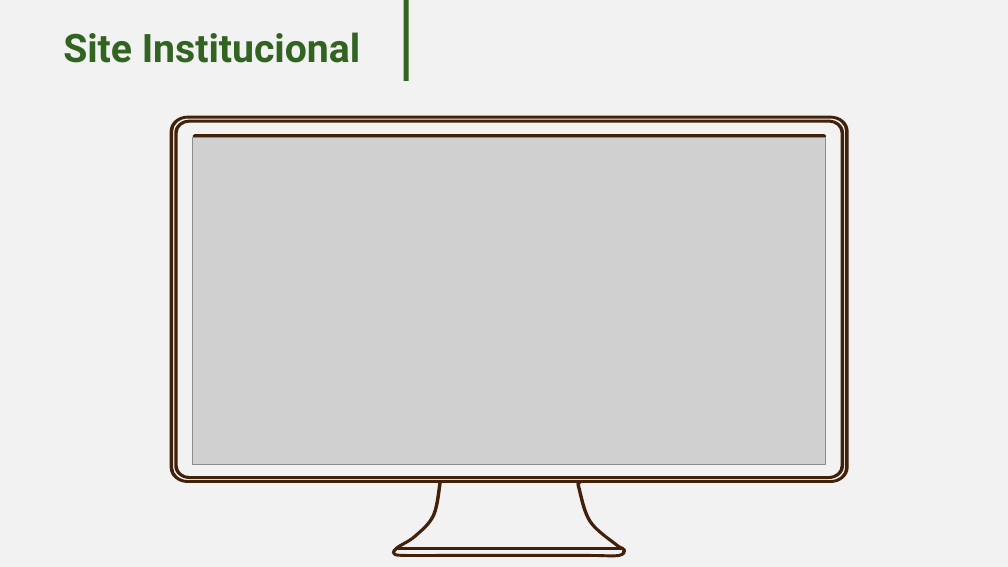
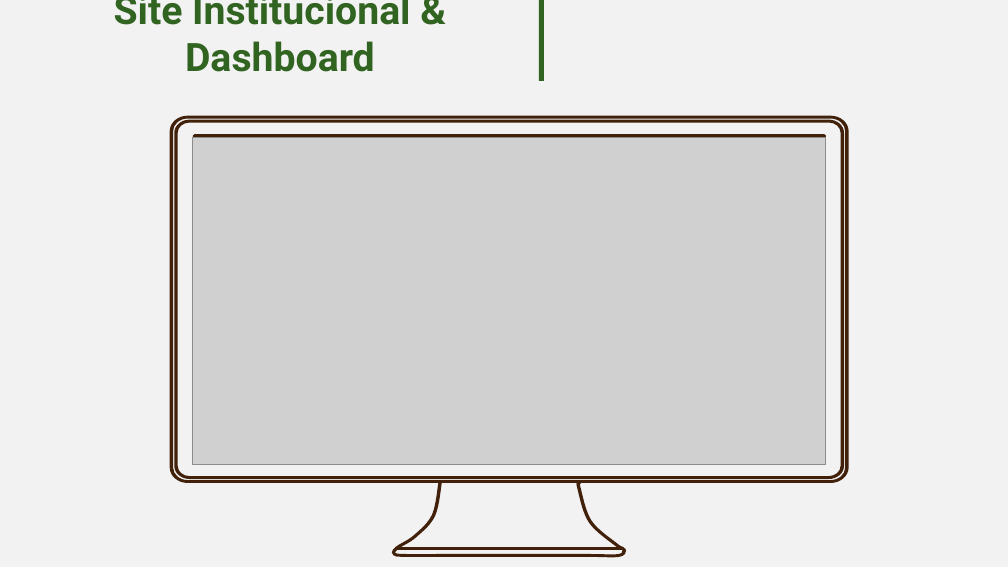
Before and after one commit to Lucassouza849/coffee-solutions, a slide deck: slide 6 of Apresentação - PowerPoint/Apresentação Coffee Solutions sprint2.pptx. Drawn at 1008x567 pixels with LibreOffice and Linux fonts; fonts in the diff are those of the drawing; grey boxes stand for pictures. Boxes give left, top, right and bottom in pixels: in the first picture for what was removed or moved away, otherwise in the second. Text is boxed around its words. In the diff, an @@ line names an element or a change of style, - is before the commit and + after.

```diff
--- a/Apresentação - PowerPoint/Apresentação Coffee Solutions sprint2.pptx
+++ b/Apresentação - PowerPoint/Apresentação Coffee Solutions sprint2.pptx
@@ title at (114,0,410,72): text changed @@
-Site Institucional
+Site Institucional & Dashboard
@@ rectangle: place and size @@
-rectangle at (404,0,409,81)
+rectangle at (539,0,544,81)
```
Also in this commit, not shown: 3 other slides changed, 3 slides removed.
